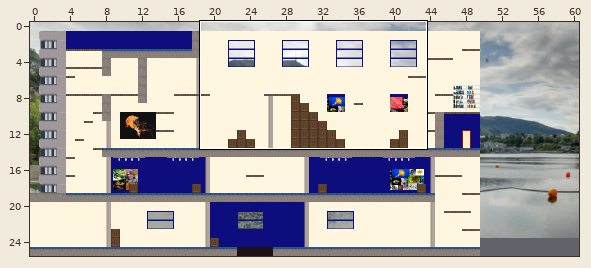
Tiled map: assets/maps/map3.tmx. Above: a wide view before the commit, with the close-up outlined.
Close-up. The starting point:
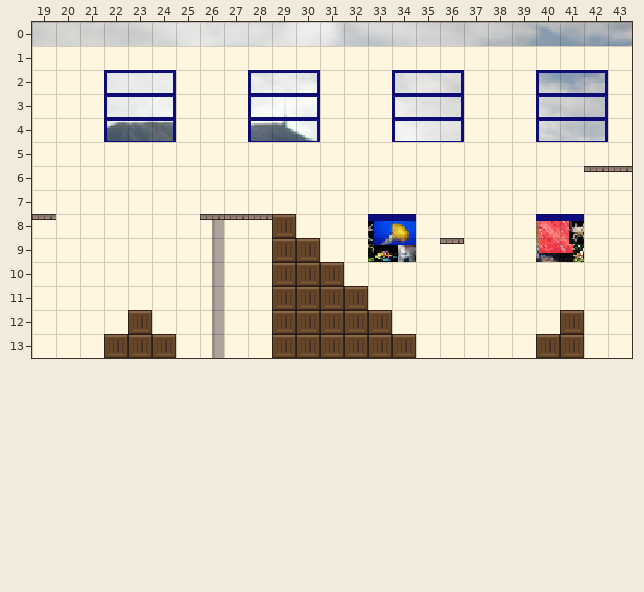
Cells are 16x16 px. Shown: x 19..43, y 0..13. The commit also changed other parts of the map, which this record leaves out. The old version is drawn lined up with the new one.
After the commit:
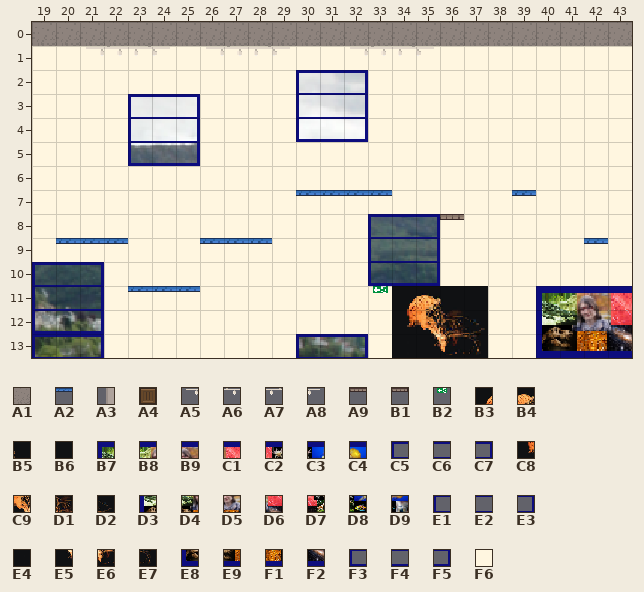
Key: from "hoytek": A1 0, A2 20, A3 23, A4 27, A5 30, A6 31, A7 32, A8 33, A9 39, B1 40, B2 83 flipped left-right, B3 95, B4 96, B5 97, B6 98, B7 99, B8 100, B9 101, C1 102, C2 103, C3 104, C4 105, C5 108, C6 109, C7 110, C8 114, C9 115, D1 116, D2 117, D3 118, D4 119, D5 120, D6 121, D7 122, D8 123, D9 124, E1 127, E2 128, E3 129, E4 133, E5 134, E6 135, E7 136, E8 137, E9 138, F1 139, F2 140, F3 146, F4 147, F5 148, F6 156.
__ is an empty cell, ## one hidden under a higher layer, .. an unchanged one.
Change:
map size 50x25 -> 80x20 cells (old content now starts at 0,1; both pictures use the new coordinates)
layer "bgImage" offset -5,-16 -> 0,0 px
--- layer "bg"
@@ x 22..42 @@
- 2 C5 C6 C7 .. .. .. C5 C6 C7 F6 F6 .. C5 C6 C7 .. .. .. C5 C6 C7
- 3 C5 C6 C7 F6 .. .. C5 C6 C7 F6 F6 .. C5 C6 C7 .. .. .. C5 C6 C7
- 4 C5 C6 C7 F6 .. .. C5 C6 C7 F6 F6 .. C5 C6 C7 .. .. .. C5 C6 C7
- 5 .. F6 F6 F6 .. .. .. .. .. .. .. .. .. .. .. .. .. .. .. .. ..
+ 2 F6 F6 F6 .. .. .. F6 F6 C5 C6 C7 .. F6 F6 F6 .. .. .. F6 F6 F6
+ 3 F6 C5 C6 C7 .. .. F6 F6 E1 E2 E3 .. F6 F6 F6 .. .. .. F6 F6 F6
+ 4 F6 E1 E2 E3 .. .. F6 F6 F3 F4 F5 .. F6 F6 F6 .. .. .. F6 F6 F6
+ 5 .. F3 F4 F5 .. .. .. .. .. .. .. .. .. .. .. .. .. .. .. .. ..
@@ x 19..41 @@
- 8 .. .. .. .. .. .. .. .. .. .. .. .. .. .. C3 C4 F6 .. .. .. .. C1 C2
- 9 .. .. .. .. .. .. .. .. .. .. .. .. .. .. D8 D9 F6 .. .. .. .. D6 D7
-10 F6 F6 F6 .. .. .. .. .. .. .. .. .. .. .. F6 F6 F6 .. .. .. .. .. ..
-11 F6 F6 F6 .. .. .. .. .. .. .. .. .. .. .. .. .. .. .. .. .. .. .. ..
-12 F6 F6 F6 .. .. .. .. .. .. .. .. .. .. .. .. .. .. .. .. .. .. .. ..
-13 F6 F6 F6 .. .. .. .. .. .. .. .. ## ## ## .. .. .. .. .. .. .. .. ..
+ 8 .. .. .. .. .. .. .. .. .. .. .. .. .. .. C5 C6 C7 .. .. .. .. F6 F6
+ 9 .. .. .. .. .. .. .. .. .. .. .. .. .. .. E1 E2 E3 .. .. .. .. F6 F6
+10 C5 C6 C7 .. .. .. .. .. .. .. .. .. .. .. F3 F4 F5 .. .. .. .. .. ..
+11 E1 E2 E3 .. .. .. .. .. .. .. .. .. .. .. .. .. .. .. .. .. .. .. ..
+12 F3 F4 F5 .. .. .. .. .. .. .. .. .. .. .. .. .. .. .. .. .. .. .. ..
+13 C5 C6 C7 .. .. .. .. .. .. .. .. C5 C6 C7 .. .. .. .. .. .. .. .. ..
--- layer "wall1"
@@ x 26..43 @@
- 8 A3 .. .. .. .. .. .. .. .. .. .. .. .. .. .. .. .. ..
- 9 A3 .. .. .. .. .. .. .. .. .. B1 .. .. .. .. .. .. ..
-10 A3 .. .. .. .. .. .. .. .. .. .. .. .. .. .. .. .. ..
-11 A3 .. .. .. .. .. .. __ __ __ __ __ .. .. __ __ __ __
-12 A3 .. .. .. .. .. .. .. __ __ __ __ .. .. __ __ __ __
-13 A3 .. .. .. .. .. .. .. __ __ __ __ .. .. __ __ __ __
+ 8 __ .. .. .. .. .. .. .. .. .. .. .. .. .. .. .. .. ..
+ 9 __ .. .. .. .. .. .. .. .. .. __ .. .. .. .. .. .. ..
+10 __ .. .. .. .. .. .. .. .. .. .. .. .. .. .. .. .. ..
+11 __ .. .. .. .. .. .. B2 B3 B4 B5 B6 .. .. B7 B8 B9 C1
+12 __ .. .. .. .. .. .. .. C8 C9 D1 D2 .. .. D3 D4 D5 D6
+13 __ .. .. .. .. .. .. .. E4 E5 E6 E7 .. .. E8 E9 F1 F2
--- layer "wall2"
@@ x 21..35 @@
- 1 __ __ __ __ .. __ __ __ __ .. .. __ __ __ __
+ 1 A5 A6 A7 A8 .. A5 A6 A7 A8 .. .. A5 A6 A7 A8
--- layer "platforms"
@@ x 19..43 @@
- 0 __ __ __ __ __ __ __ __ __ __ __ __ __ __ __ __ __ __ __ __ __ __ __ __ __
+ 0 A1 A1 A1 A1 A1 A1 A1 A1 A1 A1 A1 A1 A1 A1 A1 A1 A1 A1 A1 A1 A1 A1 A1 A1 A1
@@ x 19..43 @@
- 6 .. .. .. .. .. .. .. .. .. .. .. .. .. .. .. .. .. .. .. .. .. .. .. A9 A9
- 7 .. .. .. .. .. .. .. .. .. .. .. __ __ __ __ .. .. .. .. .. __ .. .. .. ..
- 8 A9 .. .. .. .. .. .. A9 A9 A9 A4 .. .. .. .. .. .. __ .. .. .. .. .. .. ..
- 9 .. __ __ __ .. .. .. __ __ __ A4 A4 .. .. .. .. .. .. .. .. .. .. .. __ ..
-10 .. .. .. .. .. .. .. .. .. .. A4 A4 A4 .. .. .. .. .. .. .. .. .. .. .. ..
-11 .. .. .. .. __ __ __ .. .. .. A4 A4 A4 A4 .. .. .. .. .. .. .. .. .. .. ..
-12 .. .. .. .. A4 .. .. .. .. .. A4 A4 A4 A4 A4 .. .. .. .. .. .. .. A4 .. ..
-13 .. .. .. A4 A4 A4 .. .. .. .. A4 A4 A4 A4 A4 A4 .. .. .. .. .. A4 A4 .. ..
+ 6 .. .. .. .. .. .. .. .. .. .. .. .. .. .. .. .. .. .. .. .. .. .. .. __ __
+ 7 .. .. .. .. .. .. .. .. .. .. .. A2 A2 A2 A2 .. .. .. .. .. A2 .. .. .. ..
+ 8 __ .. .. .. .. .. .. __ __ __ __ .. .. .. .. .. .. A9 .. .. .. .. .. .. ..
+ 9 .. A2 A2 A2 .. .. .. A2 A2 A2 __ __ .. .. .. .. .. .. .. .. .. .. .. A2 ..
+10 .. .. .. .. .. .. .. .. .. .. __ __ __ .. .. .. .. .. .. .. .. .. .. .. ..
+11 .. .. .. .. A2 A2 A2 .. .. .. __ __ __ __ .. .. .. .. .. .. .. .. .. .. ..
+12 .. .. .. .. __ .. .. .. .. .. __ __ __ __ __ .. .. .. .. .. .. .. __ .. ..
+13 .. .. .. __ __ __ .. .. .. .. __ __ __ __ __ __ .. .. .. .. .. __ __ .. ..
